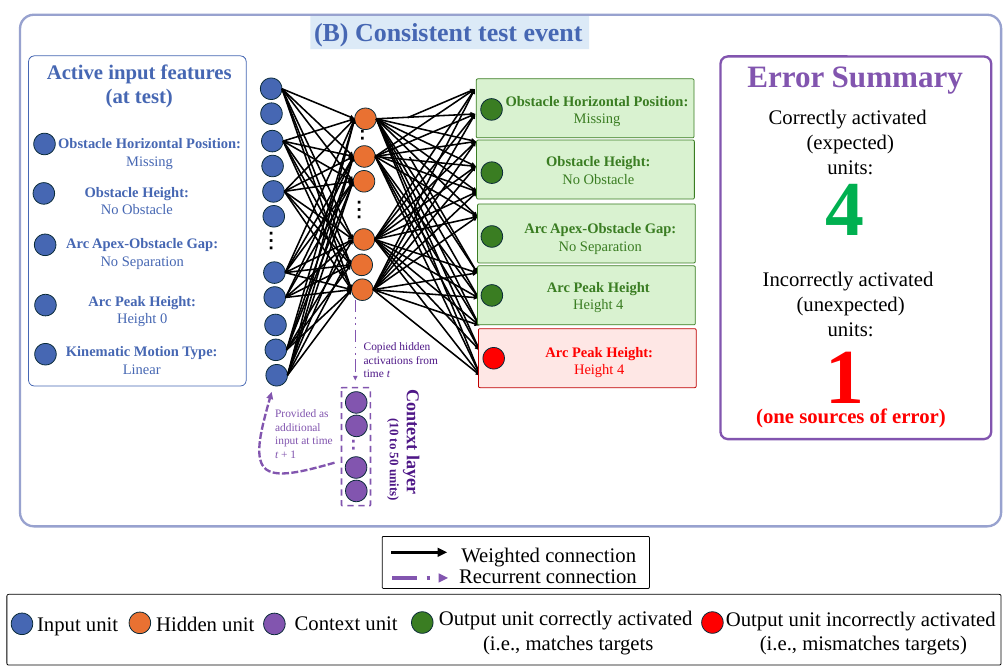
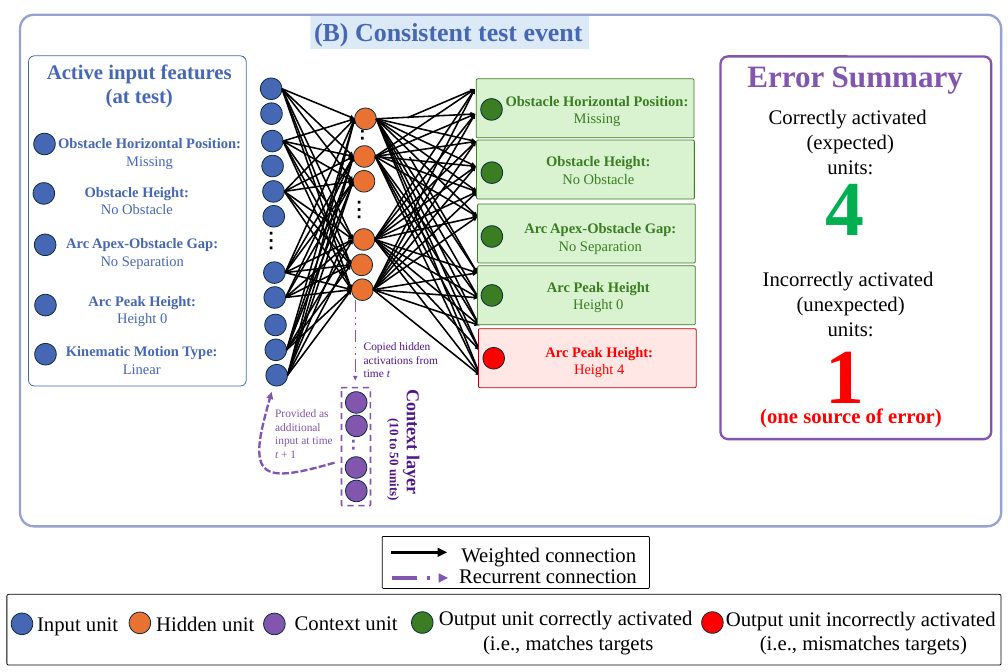
Before and after one commit to dtbenton/newGergelySim, a slide deck: slide 3 of psychologicalReview/figures/inconsistentConsistent.pptx. Drawn at 1008x672 pixels with LibreOffice and Linux fonts; fonts in the diff are those of the drawing. Boxes give left, top, right and bottom in pixels: in the first picture for what was removed or moved away, otherwise in the second. Text is boxed around its words. In the diff, an @@ line names an element or a change of style, - is before the commit and + after.

```diff
--- a/psychologicalReview/figures/inconsistentConsistent.pptx
+++ b/psychologicalReview/figures/inconsistentConsistent.pptx
@@ text at (573, 299, 623, 312): text changed @@
-Height 4
+Height 0
@@ text at (760, 408, 942, 427): text changed @@
-(one sources of error)
+(one source of error)
```
Also in this commit, not shown: 3 other files.
